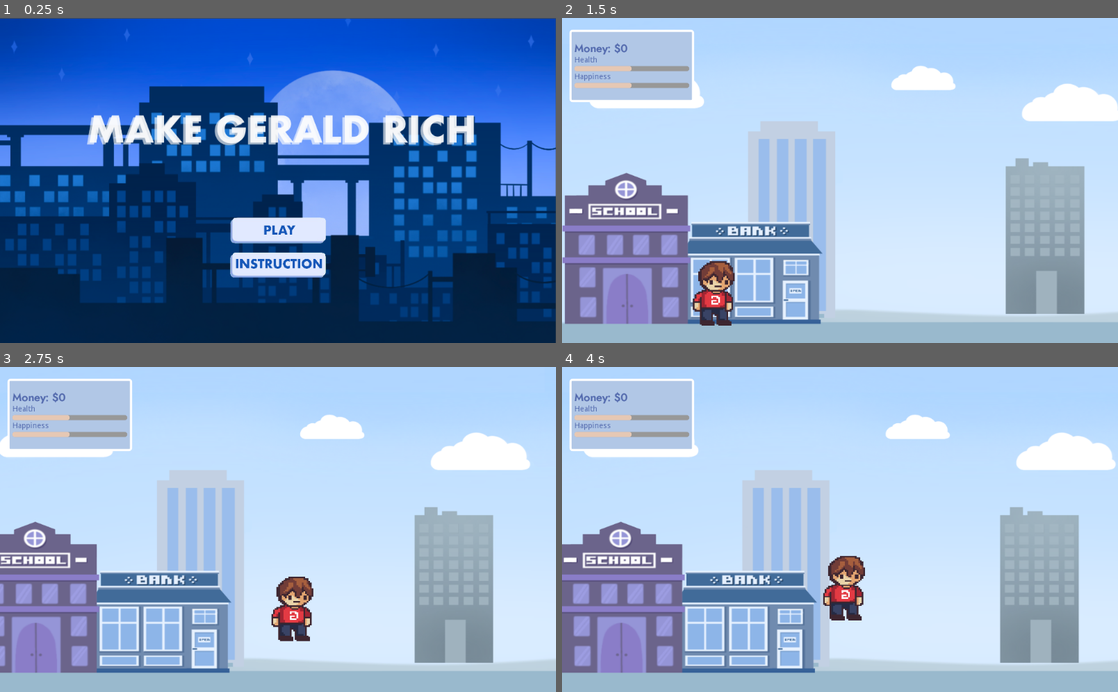
Above: before the commit, frames 1-4 (two rows, left to right).
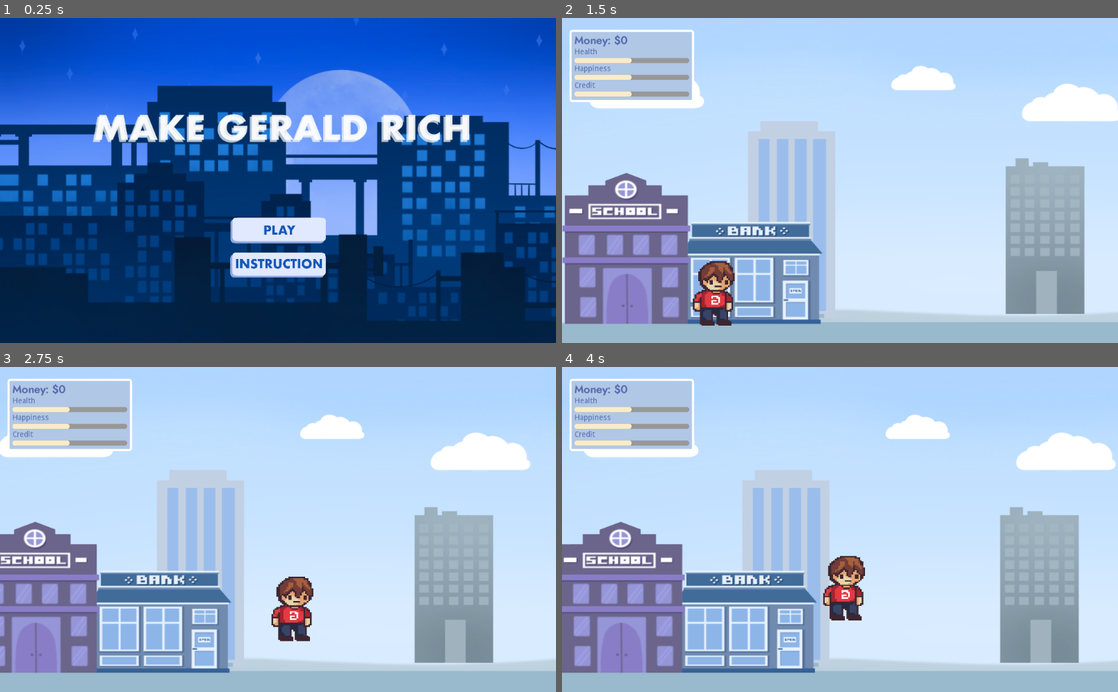
Above: after the commit, the same moments.

Repository: AndrewYeh1/Finance-game
Game: Godot game, scene res://Home/Home.tscn
The game is run twice, just before and just after one commit, with the same random seed, the same clock (stepped at 60 frames per second) and the same inputs.
Inputs (mouse positions are in pixels of both pictures, inside the frame that each line leads up to):
- Up to frame 1 (0.25 s): no input
- Up to frame 2 (1.5 s): click (840, 229) at 0.5 s; move the mouse to (962, 164) at 1.27 s; hold Right (move_right) from 1.28 s (still down)
- Up to frame 3 (2.75 s): keep holding Right (move_right); tap Up (jump) at 1.52, 2.27 s; move the mouse to (166, 545) at 2.02 s
- Up to frame 4 (4 s): move the mouse to (895, 458) at 2.77 s; release Right (move_right) at 2.78 s; hold Left (move_left) 2.78-3.53 s; move the mouse to (812, 594) at 3.52 s; hold Right (move_right) from 3.53 s (still down); tap Up (jump) at 3.77 s

The runs differ from the first frame. In frame 1, 22% of the frame differs, in the area x 0-100%, y 0-100%; in frame 2, 1.9%; in frame 3, 1.9%; in frame 4, 1.9%.

Commit message:
added scrolling menu screen + added credit stat

Diff:
--- a/Home/Home.tscn
+++ b/Home/Home.tscn
@@ -9,6 +9,8 @@
 [ext_resource path="res://data/instructionButtonLight.png" type="Texture" id=7]
 [ext_resource path="res://data/instructionButton.PNG" type="Texture" id=8]
 [ext_resource path="res://Home/KinematicBody2D.gd" type="Script" id=9]
+[ext_resource path="res://data/titletext.PNG" type="Texture" id=10]
+[ext_resource path="res://data/backgroundwnotext.PNG" type="Texture" id=11]
 
 [node name="Home" type="Node2D"]
 script = ExtResource( 2 )
@@ -17,9 +19,36 @@
 script = ExtResource( 9 )
 
 [node name="homeScreenBackground" type="Sprite" parent="KinematicBody2D"]
-position = Vector2( 512, 301.194 )
+visible = false
+position = Vector2( 1665, 555 )
 scale = Vector2( 0.555314, 0.555556 )
 texture = ExtResource( 6 )
+
+[node name="backgroundwnotext" type="Sprite" parent="KinematicBody2D"]
+position = Vector2( -142, 446 )
+scale = Vector2( 0.555314, 0.555556 )
+texture = ExtResource( 11 )
+offset = Vector2( 1177.71, -262.8 )
+
+[node name="backgroundwnotext2" type="Sprite" parent="KinematicBody2D"]
+position = Vector2( -142, 444 )
+scale = Vector2( 0.555314, 0.555556 )
+texture = ExtResource( 11 )
+offset = Vector2( -666.29, -259.2 )
+flip_h = true
+
+[node name="backgroundwnotext3" type="Sprite" parent="KinematicBody2D"]
+position = Vector2( -2189, 446 )
+scale = Vector2( 0.555314, 0.555556 )
+texture = ExtResource( 11 )
+offset = Vector2( 1177.71, -262.8 )
+
+[node name="backgroundwnotext4" type="Sprite" parent="KinematicBody2D"]
+position = Vector2( -2189, 444 )
+scale = Vector2( 0.555314, 0.555556 )
+texture = ExtResource( 11 )
+offset = Vector2( -666.29, -259.2 )
+flip_h = true
 
 [node name="StartButton" type="Button" parent="."]
 margin_left = 424.0
@@ -75,6 +104,11 @@
 position = Vector2( 90, 21.5 )
 scale = Vector2( 0.466472, 0.355556 )
 texture = ExtResource( 7 )
+
+[node name="titletext" type="Sprite" parent="."]
+position = Vector2( 517.011, 213.967 )
+scale = Vector2( 0.595139, 0.565143 )
+texture = ExtResource( 10 )
 [connection signal="button_down" from="StartButton" to="StartButton" method="_on_StartButton_button_down"]
 [connection signal="mouse_entered" from="StartButton" to="StartButton" method="_on_StartButton_mouse_entered"]
 [connection signal="mouse_exited" from="StartButton" to="StartButton" method="_on_StartButton_mouse_exited"]
--- a/Home/KinematicBody2D.gd
+++ b/Home/KinematicBody2D.gd
@@ -9,8 +9,13 @@
 func _ready() -> void:
 	pass # Replace with function body.
 
+func _process(delta: float) -> void:
+	var velocity = Vector2(1, 0)
+	position += velocity
+	if position.x >= get_viewport_rect().size.x*2 or position.x <= 0:
+		position.x = 0
+	print(get_node("backgroundwnotext").position.x)
 
 # Called every frame. 'delta' is the elapsed time since the previous frame.
-#func _physics_process(delta):
-#	var velocity = Vector2(20, 0)
-#	velocity = move_and_slide(velocity)
+func _physics_process(delta):
+	pass
--- a/stats/barfg.tres
+++ b/stats/barfg.tres
@@ -2,7 +2,7 @@
 
 [resource]
 content_margin_top = 8.0
-bg_color = Color( 0.905882, 0.788235, 0.709804, 1 )
+bg_color = Color( 0.988235, 0.929412, 0.788235, 1 )
 corner_radius_top_left = 5
 corner_radius_top_right = 5
 corner_radius_bottom_right = 5
--- a/stats/money.tscn
+++ b/stats/money.tscn
@@ -18,36 +18,36 @@
 
 [node name="PanelContainer" type="PanelContainer" parent="."]
 margin_right = 282.0
-margin_bottom = 119.0
+margin_bottom = 161.0
 custom_styles/panel = ExtResource( 1 )
 
 [node name="VBoxContainer" type="VBoxContainer" parent="PanelContainer"]
 margin_left = 4.0
 margin_top = 4.0
 margin_right = 278.0
-margin_bottom = 115.0
+margin_bottom = 157.0
 alignment = 1
 
 [node name="Money" type="Label" parent="PanelContainer/VBoxContainer"]
-margin_top = 3.0
+margin_top = 8.0
 margin_right = 274.0
-margin_bottom = 46.0
+margin_bottom = 51.0
 custom_fonts/font = ExtResource( 2 )
 custom_colors/font_color = Color( 0.32549, 0.415686, 0.682353, 1 )
 text = "Money: $10
 "
 
 [node name="Health" type="Label" parent="PanelContainer/VBoxContainer"]
-margin_top = 50.0
+margin_top = 55.0
 margin_right = 274.0
-margin_bottom = 64.0
+margin_bottom = 69.0
 custom_colors/font_color = Color( 0.32549, 0.415686, 0.682353, 1 )
 text = "Health"
 
 [node name="HealthBar" type="ProgressBar" parent="PanelContainer/VBoxContainer"]
-margin_top = 68.0
+margin_top = 73.0
 margin_right = 274.0
-margin_bottom = 77.0
+margin_bottom = 82.0
 custom_styles/fg = ExtResource( 4 )
 custom_styles/bg = ExtResource( 5 )
 value = 50.0
@@ -57,16 +57,16 @@
 }
 
 [node name="Happiness" type="Label" parent="PanelContainer/VBoxContainer"]
-margin_top = 81.0
+margin_top = 86.0
 margin_right = 274.0
-margin_bottom = 95.0
+margin_bottom = 100.0
 custom_colors/font_color = Color( 0.32549, 0.415686, 0.682353, 1 )
 text = "Happiness"
 
 [node name="HappinessBar" type="ProgressBar" parent="PanelContainer/VBoxContainer"]
-margin_top = 99.0
+margin_top = 104.0
 margin_right = 274.0
-margin_bottom = 108.0
+margin_bottom = 113.0
 custom_styles/fg = ExtResource( 4 )
 custom_styles/bg = ExtResource( 5 )
 value = 50.0
@@ -74,3 +74,23 @@
 __meta__ = {
 "_edit_use_anchors_": false
 }
+
+[node name="Credit" type="Label" parent="PanelContainer/VBoxContainer"]
+margin_top = 117.0
+margin_right = 274.0
+margin_bottom = 131.0
+custom_colors/font_color = Color( 0.32549, 0.415686, 0.682353, 1 )
+text = "Credit"
+
+[node name="CreditBar" type="ProgressBar" parent="PanelContainer/VBoxContainer"]
+margin_top = 135.0
+margin_right = 274.0
+margin_bottom = 144.0
+custom_styles/fg = ExtResource( 4 )
+custom_styles/bg = ExtResource( 5 )
+max_value = 1000.0
+value = 500.0
+percent_visible = false
+__meta__ = {
+"_edit_use_anchors_": false
+}
Not shown: 1 places in Home/Home.tscn that only renumber resources
Binary file added: data/backgroundwnotext.PNG
Not shown, added: data/backgroundwnotext.PNG.import
Not shown, added: data/buildings/background.png.import
Not shown, added: data/buildings/bank.png.import
Not shown, added: data/buildings/ground.png.import
Not shown, added: data/buildings/home.png.import
Not shown, added: data/buildings/school.png.import
Not shown, added: data/buildings/work.png.import
Binary file added: data/titletext.PNG
Not shown, added: data/titletext.PNG.import
Not shown, added: data/drive-download-20210403T034645Z-001.zip
